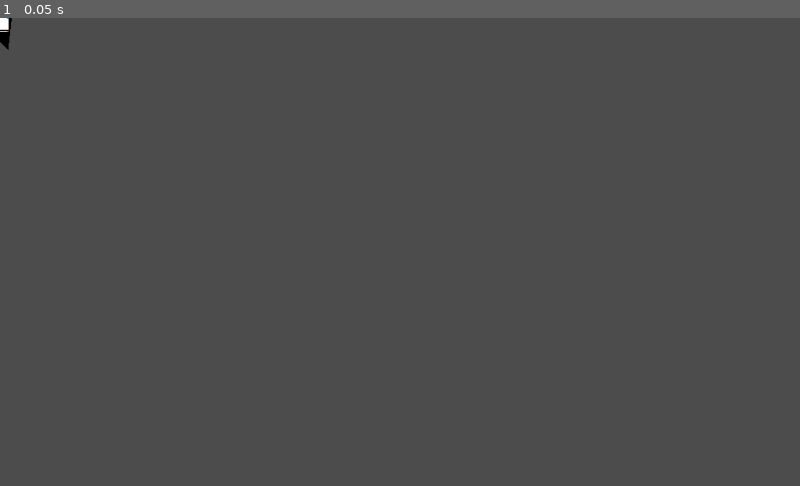
Above: before the commit, frame 1.
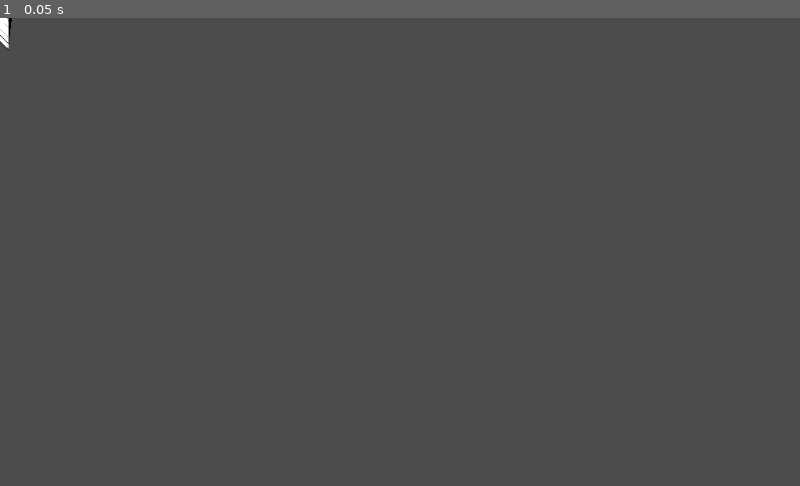
Above: after the commit, the same moment.

Repository: ledadu/gdttest
Game: Godot game, scene res://test-shader.tscn
Same seed, same stepped clock (60 frames per second), same inputs: the game is played once before the commit and once after it. The engine's default icon, where the game draws it, is replaced by a stand-in: a white triangle on a blue panel in a dark square.
Inputs:
- Up to frame 1 (0.05 s): no input

The runs differ from the first frame. In frame 1, less than 0.1% of the frame differs, in the area x 0-2%, y 0-7%.
Error before the commit: Invalid operands 'int' and 'Vector2' in operator '-'. (res://TubeEl.gd:58)

Commit message:
test uvmap..

Diff:
--- a/TubeEl.gd
+++ b/TubeEl.gd
@@ -55,10 +55,14 @@
 
 	var material = get_material()
 	material.set_shader_param("widthU", startWidth)
-	material.set_shader_param("widthD", endWidth - endRotateOffset * 2)
+	material.set_shader_param("widthD", endWidth)
 	material.set_shader_param("medianHeight", median[1].y)
 	material.set_shader_param("downOffset", end.x)
 	material.set_shader_param("downAngle", radAngle)
+	material.set_shader_param("p1", polygon[0])
+	material.set_shader_param("p2", polygon[1])
+	material.set_shader_param("p3", polygon[2])
+	material.set_shader_param("p4", polygon[3])
 
 	material.set_shader_param("inputTexture", inputTexture)
 
--- a/test-shader.tscn
+++ b/test-shader.tscn
@@ -31,11 +31,10 @@
 [sub_resource type="Shader" id=3]
 code = "shader_type canvas_item;
 
-uniform float widthU       = 1.0;
-uniform float widthD       = 1.0;
-uniform float medianHeight = 1.0;
-uniform float downOffset   = 1.0;
-uniform float downAngle    = 0.0;
+uniform vec2 p1;
+uniform vec2 p2;
+uniform vec2 p3;
+uniform vec2 p4;
 
 uniform sampler2D inputTexture;
 
@@ -47,44 +46,41 @@
 
 
 void fragment() {
-
-	float height          = medianHeight;
-	float medianOffset 	  = widthU / 2.0;
-	float xDifference  	  = widthU - widthD;
-	// float widthRatio  	  = widthD / widthU;
+	float width1 = p2.x - p1.x;
+	float width2 = p3.x - p4.x;
+	float height1 = p4.y - p1.y;
+	float height2 = p3.y - p2.y;
 
 
-	float xRotateRatio    = cos(downAngle);
+	float xxUp   = (vert.x - p1.x) / width1;
+	float xxDown = (vert.x  - p4.x ) / width2;
+
+	float yyLeft  = (vert.y) / height1;
+	float yyRight = (vert.y) / height2;
+
+	float xx1 = xxUp; // - ((vert.y / height1) / ((p4.x - p1.x) * 2.0));
+	float xx2 = xxDown;// - ((vert.y / height2) / (( p3.x - p2.x) * 1.0));
+
+	float yy1  = yyLeft * (width1 - vert.x) / width1;
+	float yy2  = yyRight * (width2 - vert.x) / width2;
 
 
-	float widthRatio  	  = widthD / (xRotateRatio * widthU);
-	float xRotateOffset   = (1.0 - xRotateRatio) * widthU / 2.0;
-	float vertaaa  = 1.0;// vert.y / (medianHeight);
-	float xTargetOffset   = 1.0 * downOffset * vert.y / height;
+	float xx = (xx2) / 1.0;
 
-	float downOffsetRatio = height / (xDifference / 2.0);
-	float xOffsetScale	  = (vert.x + medianOffset - vert.y / downOffsetRatio - xTargetOffset - xRotateOffset) / widthD;
-	float xFactor      	  = height / (height - vert.y * (xDifference / widthU));
+	float yy = yy1;
 
-	float xx 		   	  = xOffsetScale * widthRatio * xFactor;
-
-	//float yRotateRatio    = sin(downAngle) * vert.y / ((vert.x + medianOffset - vert.y / downOffsetRatio ));
-	float yRotateRatio    = (1.0 + sin(downAngle)) * vert.y / (medianHeight);
-	float yRotateRatio2    = sin(downAngle) * vert.y / (medianHeight);
-
-    vec4 col = vec4(0.0, yRotateRatio, 0.0, 1.0);
-	//COLOR = col;
-	COLOR = texture(inputTexture, vec2(xx, yRotateRatio));
+    vec4 col = vec4(xx, 0.0, 0.0, 1.0);
+	COLOR = col;
+	COLOR = texture(inputTexture, vec2(xx, UV.y));
 
 }"
 
 [sub_resource type="ShaderMaterial" id=4]
 shader = SubResource( 3 )
-shader_param/widthU = 30
-shader_param/widthD = 30
-shader_param/medianHeight = 30.0
-shader_param/downOffset = 0.0
-shader_param/downAngle = 0.785398
+shader_param/p1 = Vector2( -15, 0 )
+shader_param/p2 = Vector2( 15, 0 )
+shader_param/p3 = Vector2( 10.6066, 40.6066 )
+shader_param/p4 = Vector2( -10.6066, 19.3934 )
 shader_param/inputTexture = ExtResource( 3 )
 
 [node name="Root" type="Node2D"]
